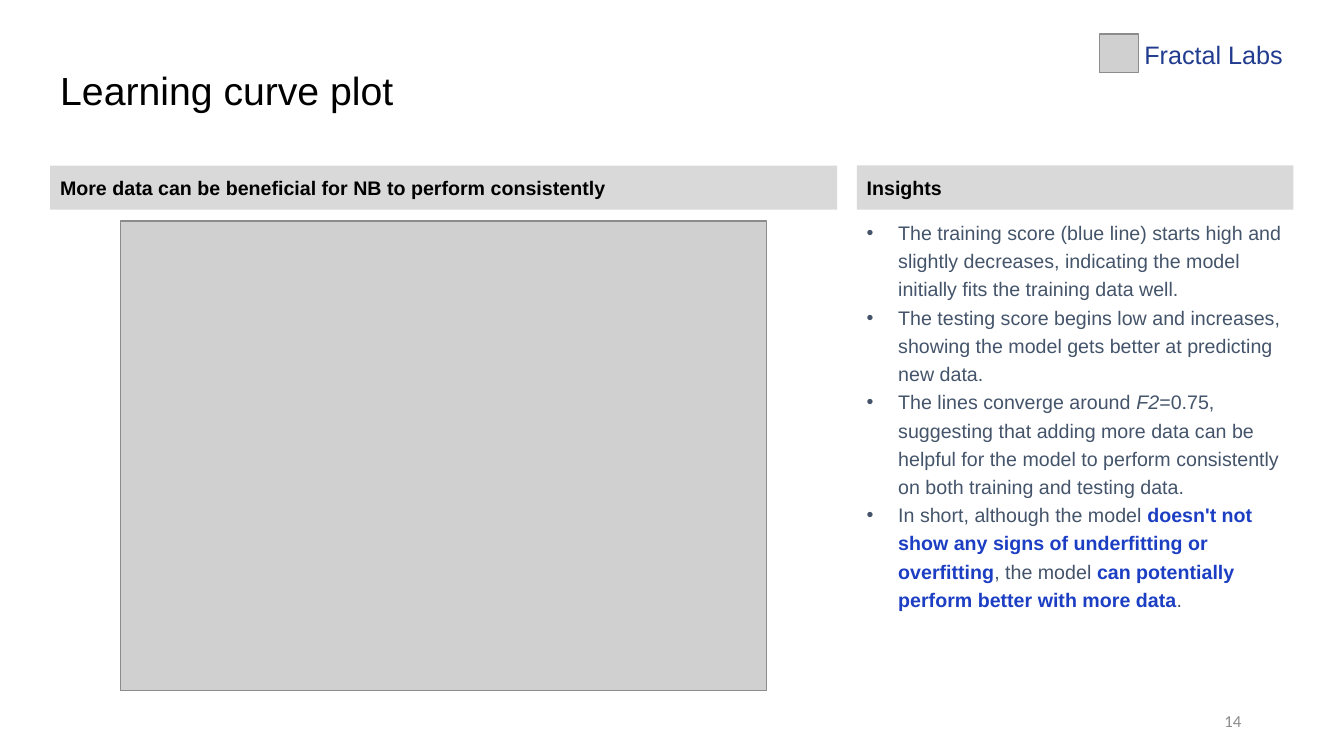
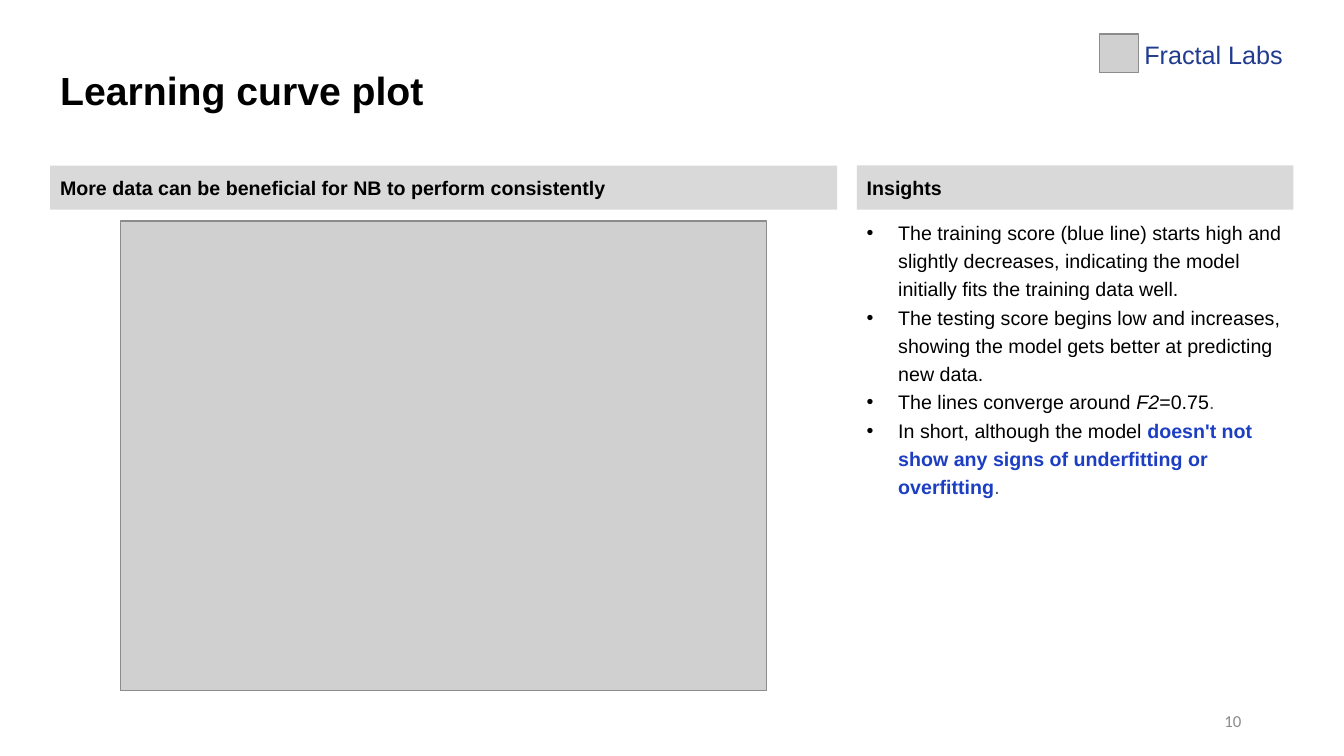
Before and after one commit to LingAdeu/hotel-booking-cancelation-prediction, a slide deck: slide 10 of docs/hotel-cancellation.pptx (slide 14 before the commit). Drawn at 1344x756 pixels with LibreOffice and Linux fonts; fonts in the diff are those of the drawing; grey boxes stand for pictures. Boxes give left, top, right and bottom in pixels: in the first picture for what was removed or moved away, otherwise in the second. Text is boxed around its words. In the diff, an @@ line names an element or a change of style, - is before the commit and + after.

```diff
--- a/docs/hotel-cancellation.pptx
+++ b/docs/hotel-cancellation.pptx
@@ title "Learning curve plot" at (60,76,424,113): bold on @@
@@ text in rectangle at (898,225,1281,382): text colour #44546A to #000000 in "The training score (blue line) starts high ...", "The testing score begins low and increases, ..." @@
@@ text in rectangle at (898,394,1252,498): text changed; text colour #44546A to #000000 @@
-• The lines converge around F2=0.75, suggesting that adding more data can be helpful for the model to perform consistently on both training and testing data.
-• In short, although the model doesn't not show any signs of underfitting or overfitting, the model can potentially perform better with more data.
+• The lines converge around F2=0.75.
+• In short, although the model doesn't not show any signs of underfitting or overfitting.
@@ page number at (1224,716,1241,727): text changed @@
-14
+10
```
Also in this commit, not shown: 12 other slides changed, 4 slides added, 6 slides removed, 3 other files.
